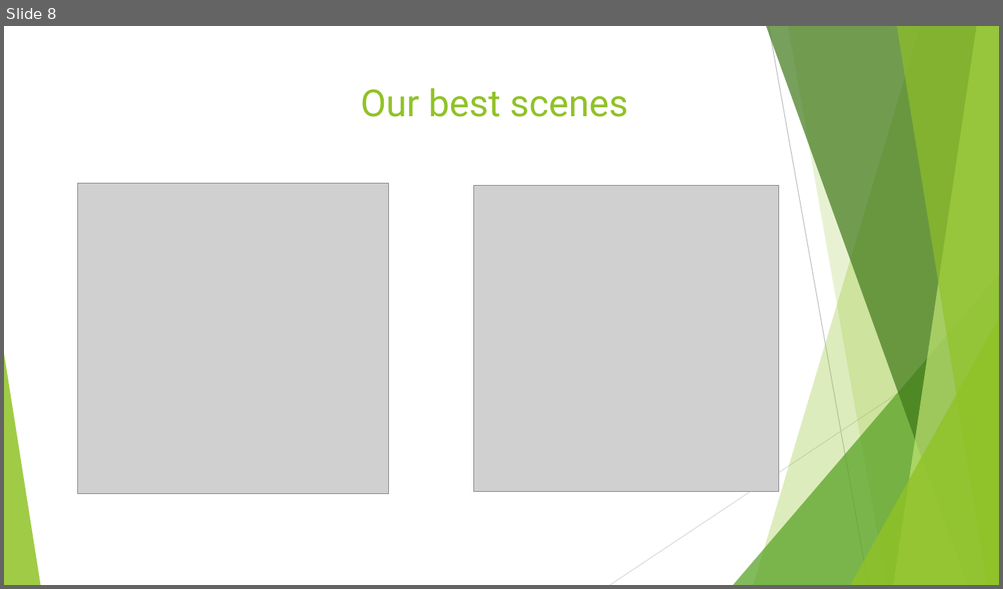
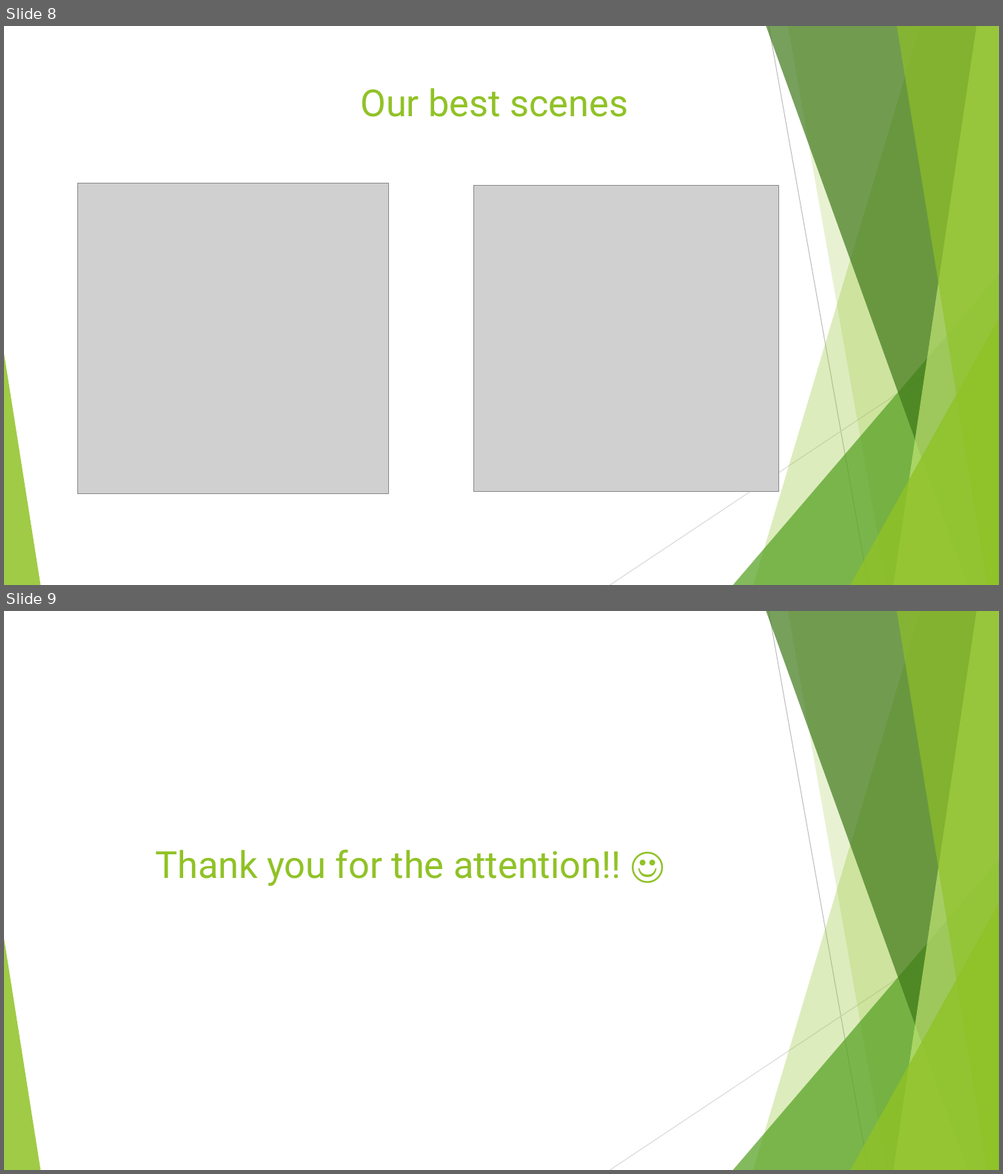
Before and after one commit to Rohan-Deshamudre/raytracing, a slide deck: Presentation.pptx. Shown one above the other, each under a label of ours: slide 8 before the commit, slides 8 and 9 after it. The pictures are 1003x589 and 1003x1174 pixels, drawn with LibreOffice and Linux fonts; fonts in the diff are those of the drawing; grey boxes stand for pictures. Boxes give left, top, right and bottom in pixels: in the first picture for what was removed or moved away, otherwise in the second. Text is boxed around its words. In the diff, an @@ line names an element or a change of style, - is before the commit and + after.

Commit message:
Last presentation version

```diff
--- a/Presentation.pptx
+++ b/Presentation.pptx
@@ slide 9 added at (x1=4, y1=611, x2=999, y2=1170), background #FFFFFF; not listed: 10 template elements that a slide beside it also shows @@
@@ title added at (x1=156, y1=849, x2=620, y2=886), 36 pt, text #90C226 @@
+Thank you for the attention!! ☺
```
Also in this commit, not shown: 1 slide changed.
